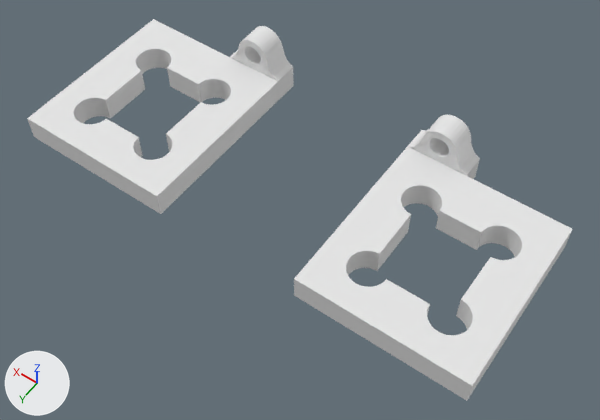
The Blender file Modelagem 3D/suporte sensor.blend, before and after one commit.
The view is the same before and after, from a 50 mm lens placed at (-2.32, 7.92, 11.66), pointed at (2.95, 0.54, 0.07). Every picture has the same lights, and +X, +Y and +Z are marked at lower left.
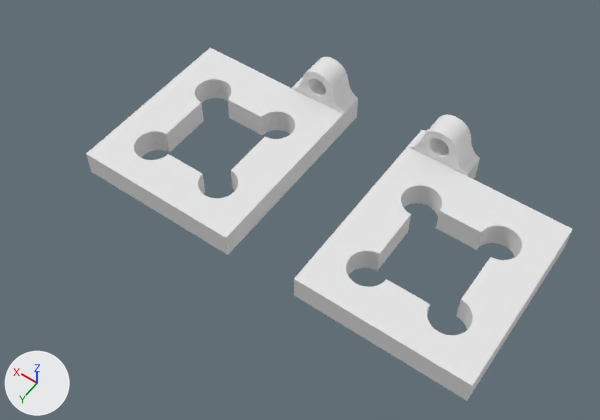
What the commit changed:
Object 'Cube.013' (ob_cube_013) moves from (5.77, -0.47, 0.0) to (4.26, -0.47, 0.0).
Object 'Cube.007' (ob_cube_007) moves from (-108.94, 33.03, 36.71) to (-110.45, 33.03, 36.71).
Object 'Cylinder.006' (ob_cylinder_006) moves from (5.51, -1.73, 0.88) to (4.0, -1.73, 0.88).

Pixel boxes (x1, y1, x2, y2) of what changed, in the pictures (600 x 420 px):
'Cube.013', moved
    before: (27, 19, 279, 214)
    after: (86, 48, 343, 255)
'Cylinder.006', moved
    before: (230, 26, 293, 81)
    after: (292, 57, 358, 114)
'Cube.007', moved
    before: (278, 68, 294, 99)
    after: (342, 99, 358, 133)
